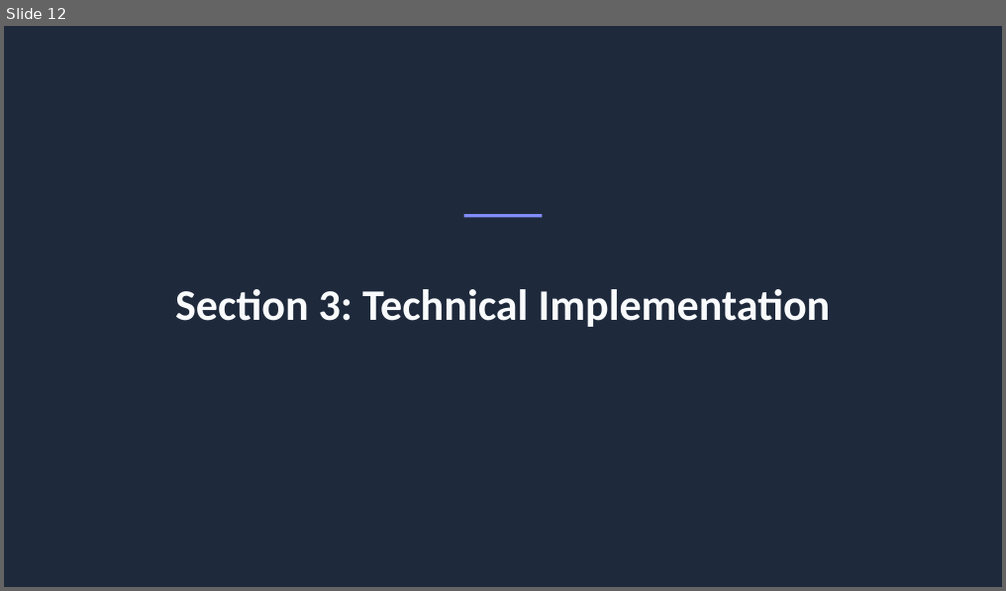
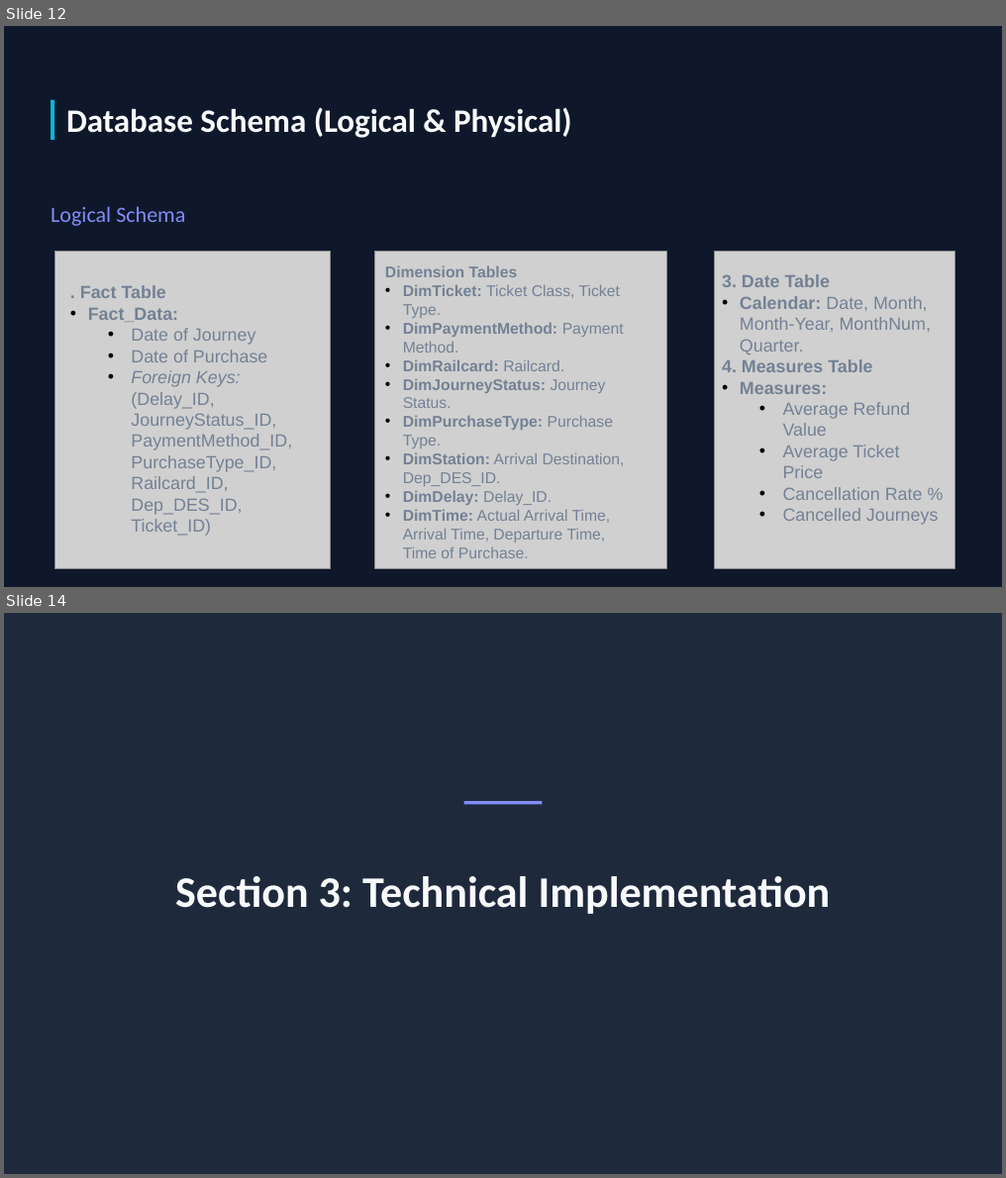
Before and after one commit to mazenezzat1313-DH/UK-Train-Rides, a slide deck: Presenation/Final UK Train Rides .pptx. Shown one above the other, each under a label of ours: slide 12 before the commit, slides 12 and 14 after it; the slides between them are not shown. The pictures are 1006x591 and 1006x1178 pixels, drawn with LibreOffice and Linux fonts; fonts in the diff are those of the drawing; grey boxes stand for pictures; background and template pictures are left out. Boxes give left, top, right and bottom in pixels: in the first picture for what was removed or moved away, otherwise in the second. Text is boxed around its words. In the diff, an @@ line names an element or a change of style, - is before the commit and + after.

```diff
--- a/Presenation/Final UK Train Rides .pptx
+++ b/Presenation/Final UK Train Rides .pptx
@@ slide 12 added at (x1=4, y1=26, x2=1002, y2=587), background #0F172A @@
@@ rectangle added at (x1=51, y1=100, x2=54, y2=140), fill #06B6D4 @@
@@ text added at (x1=66, y1=107, x2=572, y2=138), 31.5 pt, text #F8FAFC, bold @@
+Database Schema (Logical & Physical)
@@ text added at (x1=51, y1=206, x2=185, y2=226), 21 pt, text #818CF8 @@
+Logical Schema
@@ picture added at (x1=54, y1=252, x2=331, y2=569) @@
@@ picture added at (x1=374, y1=252, x2=666, y2=569) @@
@@ picture added at (x1=715, y1=252, x2=954, y2=569) @@
@@ text added at (x1=80, y1=285, x2=292, y2=536), 17 pt, text #738195 @@
+. Fact Table
+• Fact_Data:
+  • Date of Journey
+  • Date of Purchase
+  • Foreign Keys: (Delay_ID, JourneyStatus_ID, PaymentMethod_ID, PurchaseType_ID, Railcard_ID, Dep_DES_ID, Ticket_ID)
@@ text added at (x1=385, y1=267, x2=625, y2=559), 15 pt, text #738195 @@
+Dimension Tables
+• DimTicket: Ticket Class, Ticket Type.
+• DimPaymentMethod: Payment Method.
+• DimRailcard: Railcard.
+• DimJourneyStatus: Journey Status.
+• DimPurchaseType: Purchase Type.
+• DimStation: Arrival Destination, Dep_DES_ID.
+• DimDelay: Delay_ID.
+• DimTime: Actual Arrival Time, Arrival Time, Departure Time, Time of Purchase.
@@ text added at (x1=722, y1=274, x2=939, y2=525), 17 pt, text #738195 @@
+3. Date Table
+• Calendar: Date, Month, Month-Year, MonthNum, Quarter.
+4. Measures Table
+• Measures:
+  • Average Refund Value
+  • Average Ticket Price
+  • Cancellation Rate %
+  • Cancelled Journeys
@@ what was slide 12 is now slide 14 @@
```
Also in this commit, not shown: 9 slides changed, 10 other slides added, 4 slides removed.
